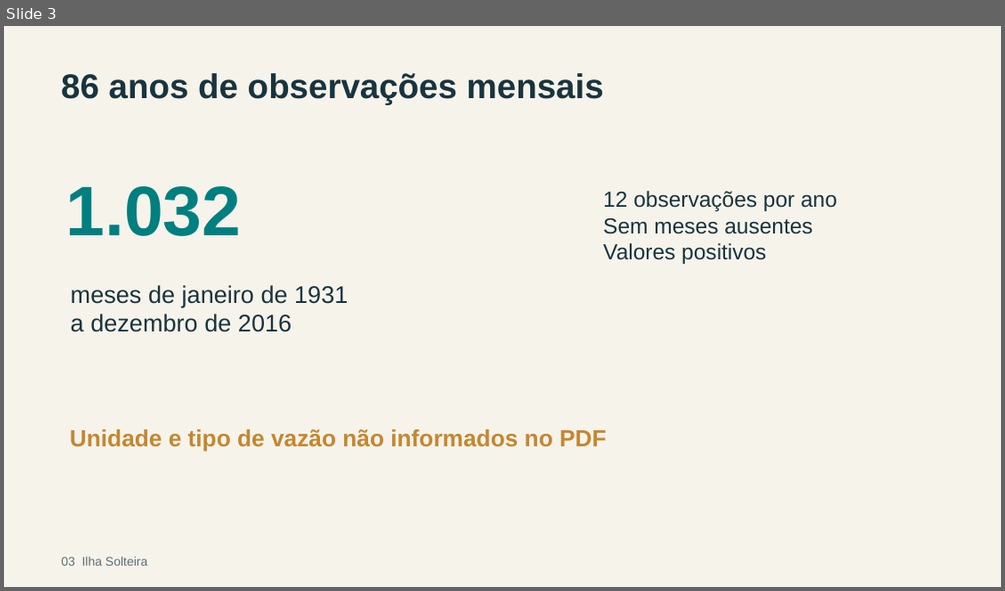
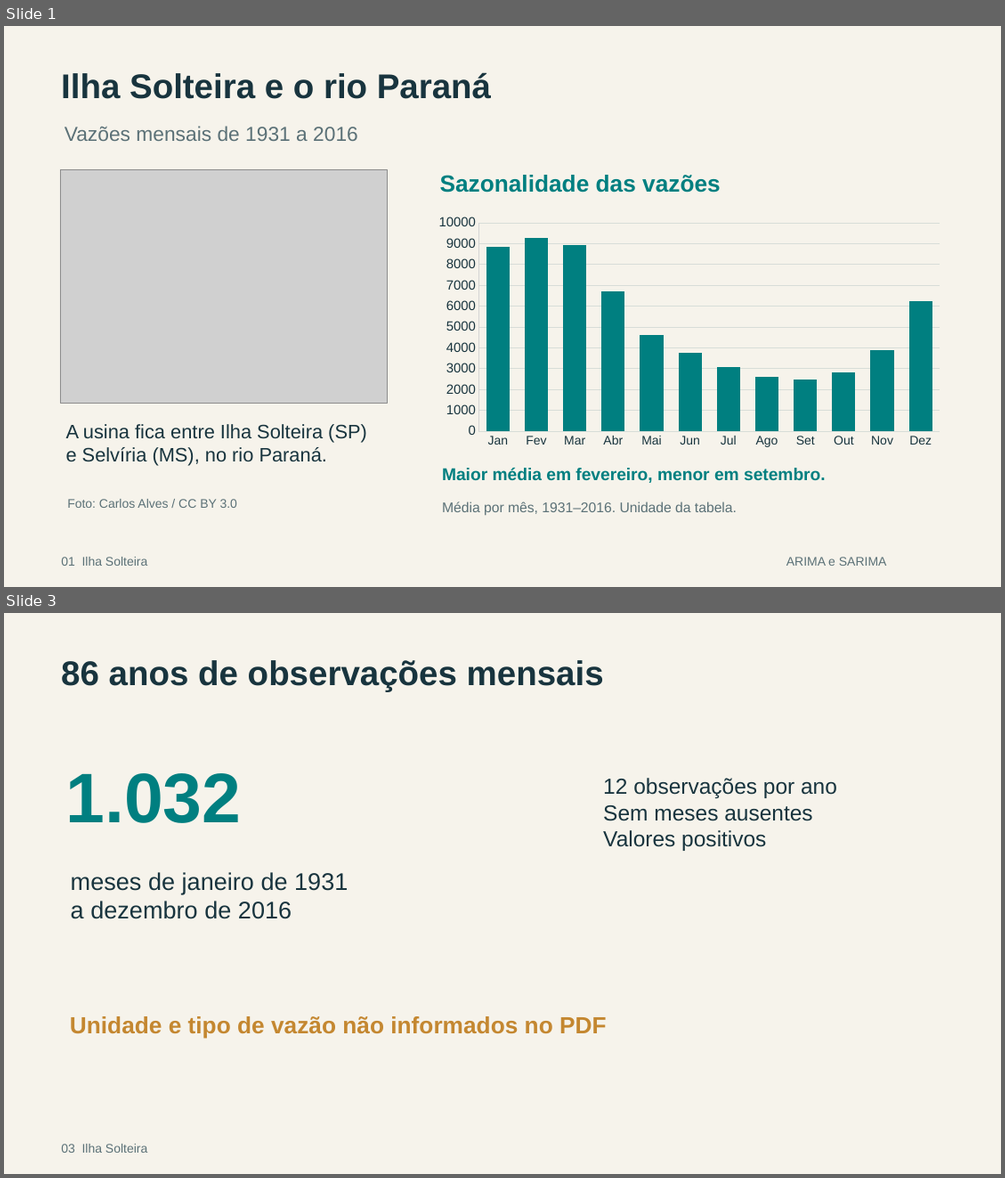
Before and after one commit to letfontenelle/modelagem-analitica, a slide deck: output/apresentacao_ilha_solteira.pptx. Shown one above the other, each under a label of ours: slide 3 before the commit, slides 1 and 3 after it; the slides between them are not shown. The pictures are 1005x591 and 1005x1178 pixels, drawn with LibreOffice and Linux fonts; fonts in the diff are those of the drawing; grey boxes stand for pictures. Boxes give left, top, right and bottom in pixels: in the first picture for what was removed or moved away, otherwise in the second. Text is boxed around its words. In the diff, an @@ line names an element or a change of style, - is before the commit and + after.

Commit message:
Apresenta a região de Ilha Solteira com fotos e sazonalidade na abertura

```diff
--- a/output/apresentacao_ilha_solteira.pptx
+++ b/output/apresentacao_ilha_solteira.pptx
@@ slide 1 added at (4, 26, 1001, 587), background #F6F3EB @@
@@ text added at (61, 72, 491, 99), 33 pt, text #18343E, bold @@
+Ilha Solteira e o rio Paraná
@@ text added at (65, 126, 358, 141), 19.5 pt, text #5B7177 @@
+Vazões mensais de 1931 a 2016
@@ picture added at (60, 169, 388, 402) @@
@@ text added at (440, 175, 720, 192), 22.5 pt, text #007F80, bold @@
+Sazonalidade das vazões
@@ column chart added at (429, 211, 951, 452) @@
+categories: Jan, Fev, Mar, Abr, Mai, Jun, Jul, Ago, Set, Out, Nov, Dez
+Series 1: 8800, 9300, 8900, 6700, 4600, 3800, 3100, 2600, 2500, 2800, 3900, 6200
@@ text added at (66, 424, 367, 466), 18.8 pt, text #18343E @@
+A usina fica entre Ilha Solteira (SP)
+e Selvíria (MS), no rio Paraná.
@@ text added at (442, 467, 825, 483), 16.5 pt, text #007F80, bold @@
+Maior média em fevereiro, menor em setembro.
@@ text added at (67, 499, 237, 507), 12 pt, text #5B7177 @@
+Foto: Carlos Alves / CC BY 3.0
@@ text added at (442, 501, 736, 516), 13.5 pt, text #5B7177 @@
+Média por mês, 1931–2016. Unidade da tabela.
@@ text added at (61, 556, 147, 565), 12 pt, text #5B7177 @@
+01 Ilha Solteira
@@ text added at (786, 556, 887, 565), 12 pt, text #5B7177 @@
+ARIMA e SARIMA
```
Also in this commit, not shown: 14 slides changed, 1 other slide added, 3 slides removed, 9 other files.
